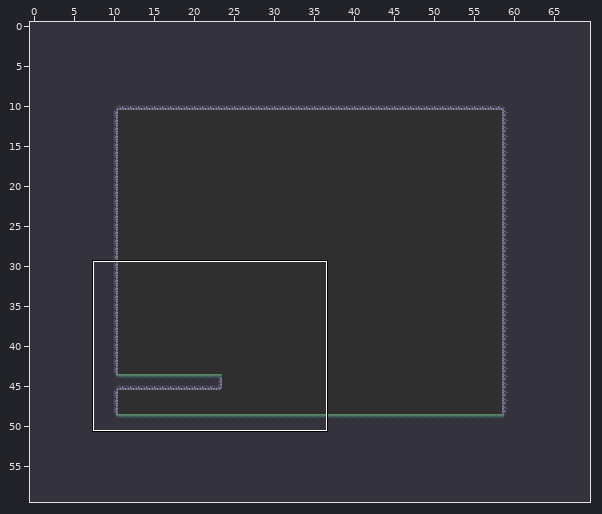
A Tiled map gets an edit: data/maps/world5.tmx. The picture above shows the old version from afar; the outline marks the close-up.
Close-up. Before:
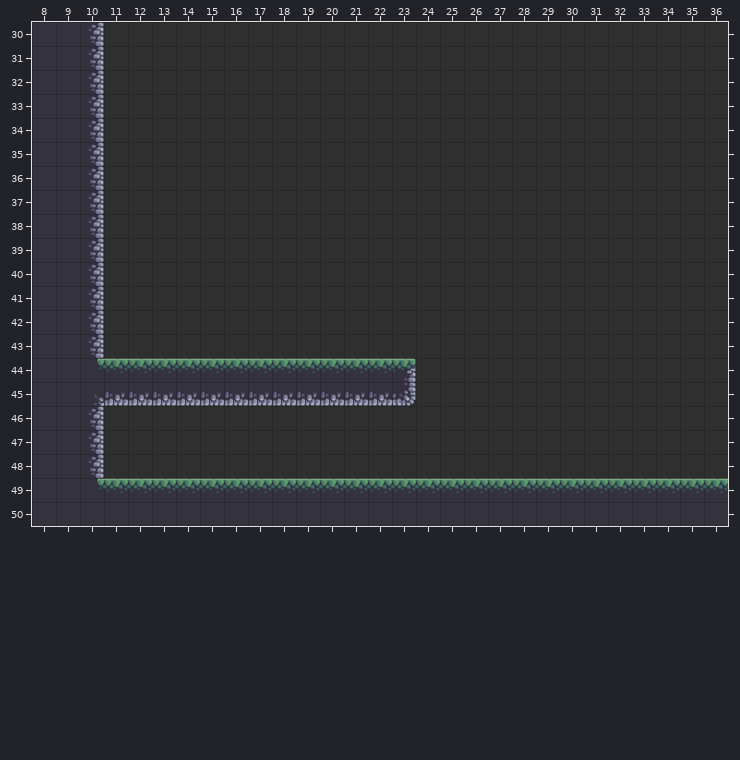
Cells are 64x64 px. Shown: x 8..36, y 30..50. The commit also changed other parts of the map, which this record leaves out.
New version:
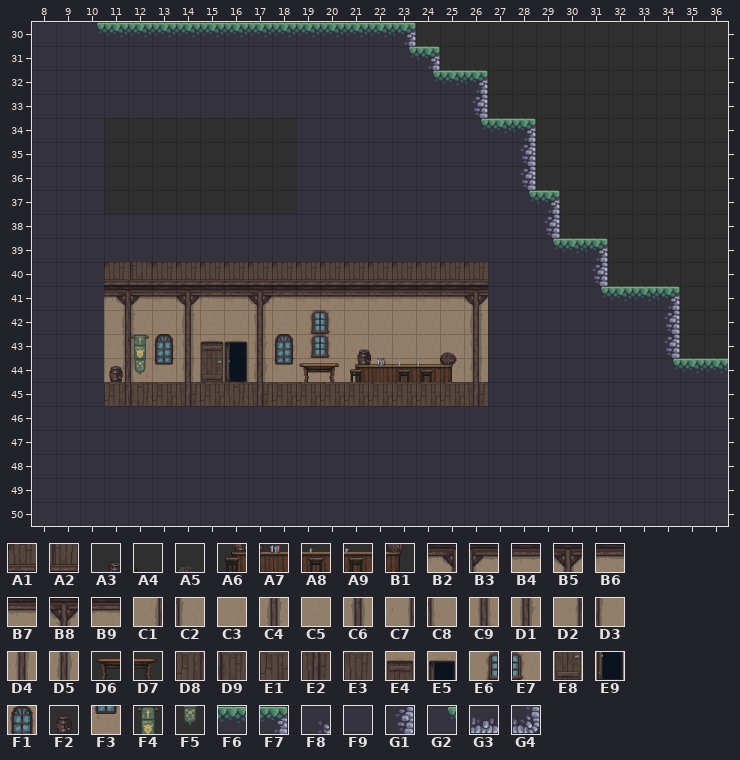
Key: from "Tavern": A1 97, A2 99, A3 258, A4 259, A5 262, A6 292, A7 293, A8 294, A9 295, B1 296, B2 306, B3 307, B4 308, B5 309, B6 310, B7 311, B8 312, B9 313, C1 340, C2 341, C3 342, C4 343, C5 344, C6 346, C7 374, C8 375, C9 377, D1 380, D2 408, D3 409, D4 411, D5 414, D6 440, D7 441, D8 442, D9 443, E1 444, E2 445, E3 447, E4 479, E5 480, E6 481, E7 482, E8 513, E9 514, F1 546, F2 572, F3 580, F4 610, F5 644; from "Terrain (64x64)": F6 1, F7 2, F8 6, F9 18, G1 19, G2 23, G3 35, G4 36.
__ is an empty cell.
Tiles of an added or newly shown layer are drawn over the layers below it.
Change:
Layer "Main":
y 30: x 10..23 G1 __ __ __ __ __ __ __ __ __ __ __ __ __ -> G2 F6 F6 F6 F6 F6 F6 F6 F6 F6 F6 F6 F6 F7
y 31: x 10 G1 -> F9; x 23..24 __ __ -> G2 F7
y 32: x 10 G1 -> F9; x 24..26 __ __ __ -> G2 F6 F7
y 33: x 10 G1 -> F9; x 26 __ -> G1
y 34: x 10 G1 -> F9; x 26..28 __ __ __ -> G2 F6 F7
y 35..36: x 10 G1 -> F9; x 28 __ -> G1
y 37: x 10 G1 -> F9; x 28..29 __ __ -> G2 F7
y 38: x 10 G1 -> F9; x 29 __ -> G1
y 39: x 10 G1 -> F9; x 29..31 __ __ __ -> G2 F6 F7
y 40: x 10 G1 -> F9; x 31 __ -> G1
y 41: x 10 G1 -> F9; x 31..34 __ __ __ __ -> G2 F6 F6 F7
y 42..43: x 10 G1 -> F9; x 34 __ -> G1
y 44: x 10..23 G2 F6 F6 F6 F6 F6 F6 F6 F6 F6 F6 F6 F6 F7 -> F9 __ __ __ __ __ __ __ __ __ __ __ __ __; x 34..36 __ __ __ -> G2 F6 F6
y 45: x 10..26 F8 G3 G3 G3 G3 G3 G3 G3 G3 G3 G3 G3 G3 G4 __ __ __ -> F9 D8 D9 E1 E2 E1 E3 E2 E1 E1 E1 E1 E1 E1 E1 E1 E2
y 46..48: x 10 G1 -> F9
y 49: x 10..36 G2 F6 F6 F6 F6 F6 F6 F6 F6 F6 F6 F6 F6 F6 F6 F6 F6 F6 F6 F6 F6 F6 F6 F6 F6 F6 F6 -> F9 F9 F9 F9 F9 F9 F9 F9 F9 F9 F9 F9 F9 F9 F9 F9 F9 F9 F9 F9 F9 F9 F9 F9 F9 F9 F9
Layer "Decoration":
y 40: x 11..26 __ __ __ __ __ __ __ __ __ __ __ __ __ __ __ __ -> A1 A2 A1 A1 A1 A1 A1 A1 A1 A1 A1 A1 A1 A1 A1 A1
y 41: x 11..26 __ __ __ __ __ __ __ __ __ __ __ __ __ __ __ __ -> B2 B3 B4 B5 B6 B7 B8 B9 B4 B4 B4 B4 B4 B4 B4 B5
y 42: x 11..26 __ __ __ __ __ __ __ __ __ __ __ __ __ __ __ __ -> C1 C2 C3 C4 C5 C3 C6 C5 E6 E7 C3 C3 C3 C3 C3 C4
y 43: x 11..26 __ __ __ __ __ __ __ __ __ __ __ __ __ __ __ __ -> C7 C8 F1 C9 E4 E5 D1 F1 E6 E7 C3 C3 C3 C3 C3 C9
y 44: x 11..26 __ __ __ __ __ __ __ __ __ __ __ __ __ __ __ __ -> D2 D3 F3 D4 E8 E9 D5 F3 C3 C3 C3 C3 C3 C3 C3 D4
Layer "Decoration FG" (added):
y 43: x 12 __ -> F4; x 21..22 __ __ -> A3 A4; x 25 __ -> A5
y 44: x 11..12 __ __ -> F2 F5; x 19..25 __ __ __ __ __ __ __ -> D6 D7 A6 A7 A8 A9 B1
Changed places in both close-ups, as pixel boxes (x1, y1, x2, y2):
changed: (88, 22, 728, 493)
